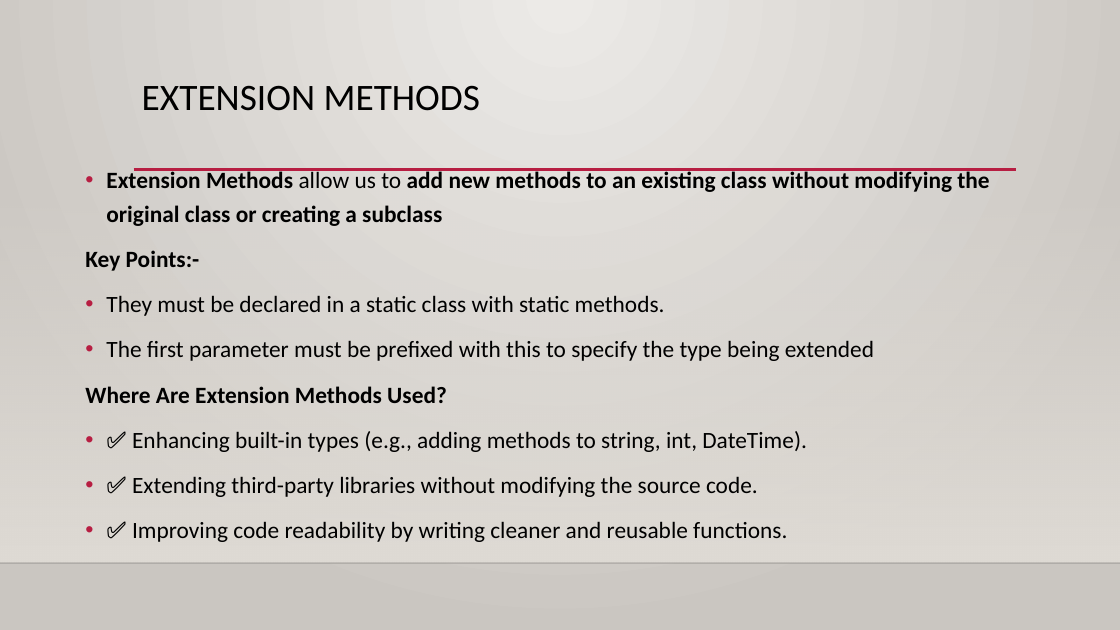
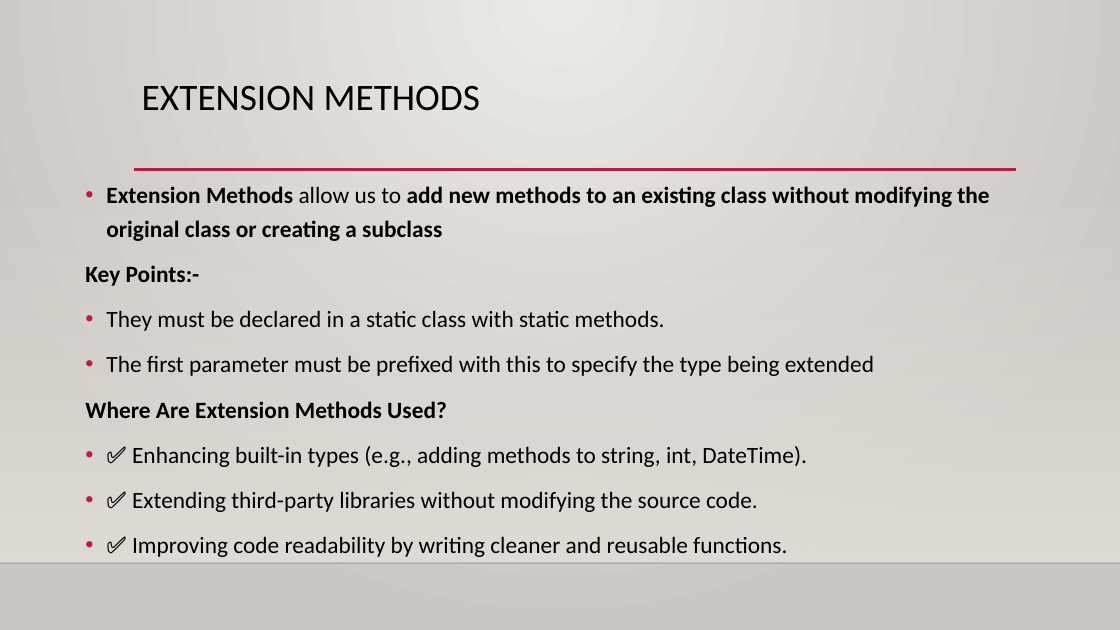
Before and after one commit to kunchamMani16/DotNetTraining, a slide deck: slide 6 of Day3- Collections/Day3-Collections.pptx. Drawn at 1120x630 pixels with LibreOffice and Linux fonts; fonts in the diff are those of the drawing; background and template pictures are left out. Boxes give left, top, right and bottom in pixels: in the first picture for what was removed or moved away, otherwise in the second. Text is boxed around its words. In the diff, an @@ line names an element or a change of style, - is before the commit and + after.

```diff
--- a/Day3- Collections/Day3-Collections.pptx
+++ b/Day3- Collections/Day3-Collections.pptx
@@ text "Extension Methods allow us to ...": place and size @@
-text "Extension Methods allow us to ..." at (85, 168, 989, 542)
+text "Extension Methods allow us to ..." at (85, 186, 989, 557)
```
Also in this commit, not shown: 4 other files.
